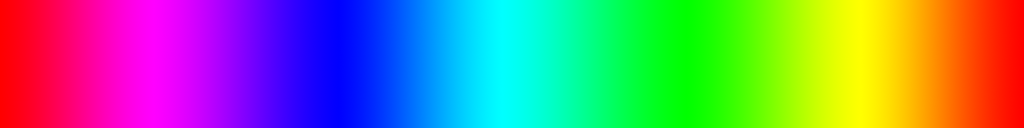
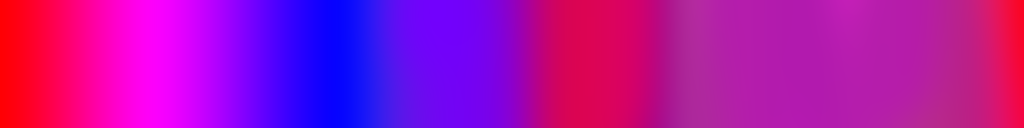
Layered file, before and after one edit (w=1024, h=128). Changes by layer:
painted on "Lager 2" over [0, 0, 1024, 128]
